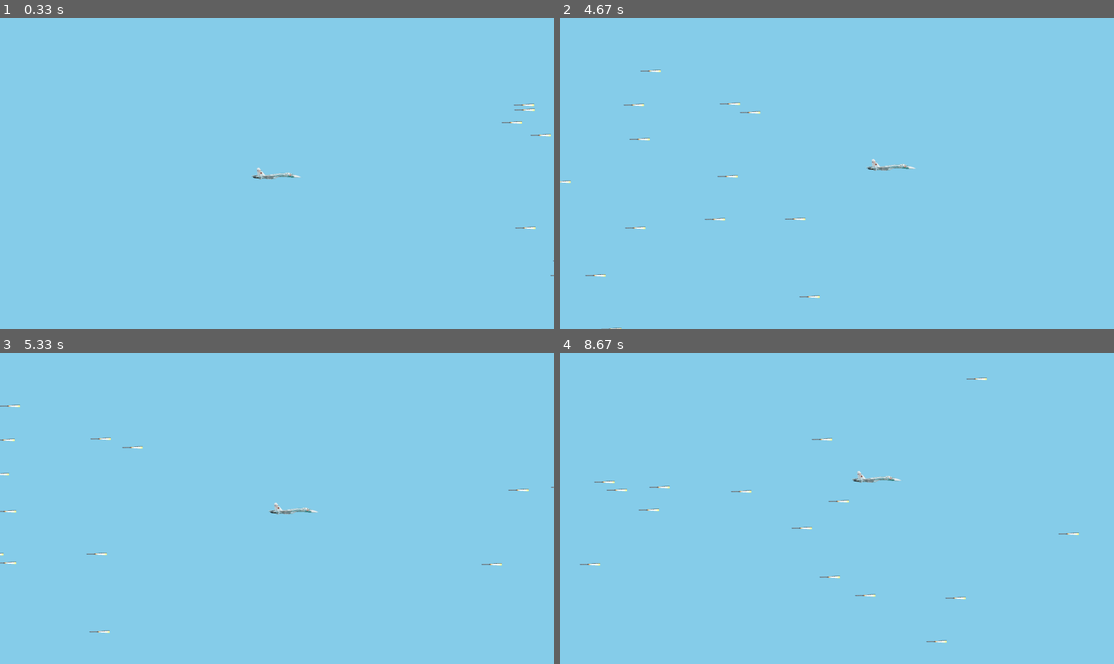
Above: before the commit, frames 1-4 (two rows, left to right).
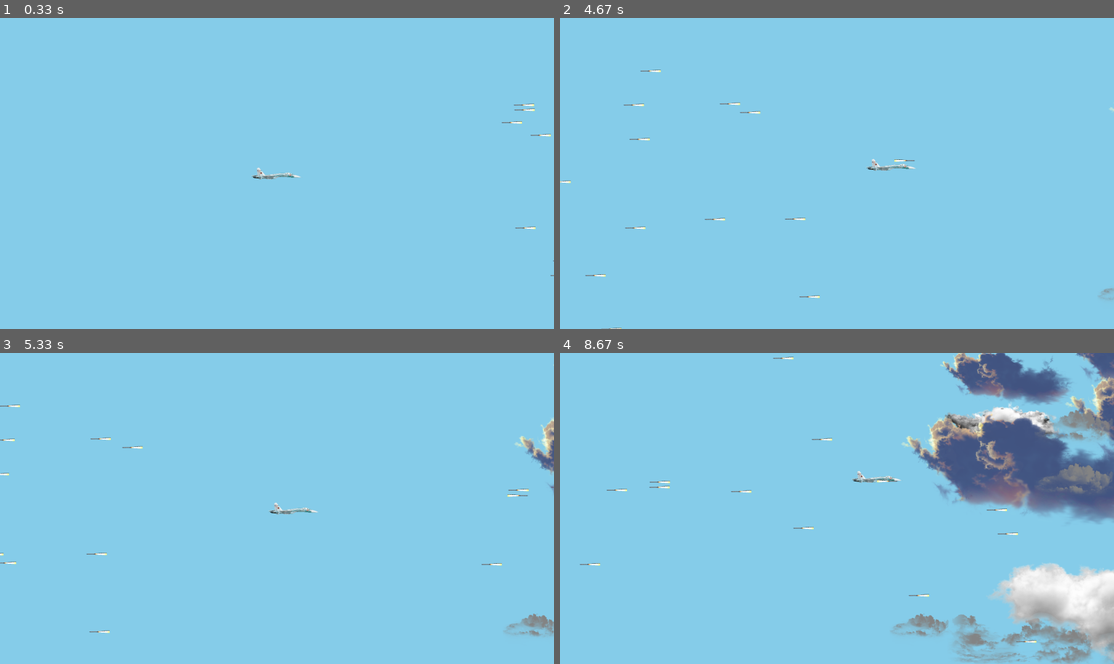
Above: after the commit, the same moments.

Repository: Fort66/Group_9_2_24_3
Game: pygame game, started from Pygame/dogfight/main.py
Two runs of this game, one before a commit and one after it. Both use one fixed random seed, a clock stepped at 60 frames per second and the inputs below.
Inputs:
- Up to frame 1 (0.33 s): no input
- Up to frame 2 (4.67 s): tap C at 0.33, 1.65, 3.05, 4.55 s; hold Right 0.67-1.13 s; hold Up 1.17-1.47 s; hold Right 1.5-1.97 s; hold Left 2-2.53 s; hold Down 2.57-2.87 s; hold Left 2.9-3.3 s; hold Up 3.33-3.7 s; hold Right 3.73-4.37 s; hold Down from 4.4 s (still down)
- Up to frame 3 (5.33 s): release Down at 4.77 s; hold Left 4.8-5.27 s; hold Right from 5.3 s (still down)
- Up to frame 4 (8.67 s): release Right at 5.77 s; hold Up 5.8-6.1 s; tap C at 5.95, 7.35, 8.52 s; hold Right 6.13-6.6 s; hold Left 6.63-7.17 s; hold Down 7.2-7.5 s; hold Left 7.53-7.93 s; hold Up 7.97-8.33 s; hold Right from 8.37 s (still down)

Frame 1 is identical in both runs. In frame 2, less than 0.1% of the frame differs, in the area x 28-100%, y 28-91%; in frame 3, 0.9%; in frame 4, 19%, in the area x 6-100%, y 0-100%.

Commit message:
modify and add classes

Diff:
--- /dev/null
+++ b/Pygame/dogfight/classes/class_AllSprites.py
@@ -0,0 +1,15 @@
+from pygame.sprite import Group
+
+
+class AllSprites(Group):
+    __instalce = None
+    def __new__(cls):
+        if cls.__instalce is None:
+            cls.__instalce = super().__new__(cls)
+        return cls.__instalce
+
+    def update(self, *args, **kwargs):
+        for sprite in sorted(self.sprites(), key=lambda sprite: sprite._layer):
+            sprite.update(*args, **kwargs)
+
+all_sprites = AllSprites()
--- /dev/null
+++ b/Pygame/dogfight/classes/class_Clouds.py
@@ -0,0 +1,54 @@
+from pygame.image import load
+from pygame.transform import scale_by
+
+from pygame.sprite import Sprite, Group
+
+from random import uniform, choice, randint
+
+from .class_Screen import Screen
+from .class_AllSprites import all_sprites
+
+scr = Screen()
+clouds_group = Group()
+
+clouds_list = [
+    'images/cloud2.png',
+    'images/cloud3.png',
+    'images/cloud4.png',
+    'images/cloud5.png'
+]
+
+
+class Clouds(Sprite):
+    def __init__(self):
+        Sprite.__init__(self)
+        self._layer = randint(1, 3)
+        self.scr = scr.screen
+        match self._layer:
+            case 1:
+                self.scale_value = .4
+            case 2:
+                self.scale_value = .6
+            case 3:
+                self.scale_value = .8
+        self.image = scale_by(load(choice(clouds_list)).convert_alpha(), self.scale_value)
+        self.generator()
+        self.speed = uniform(2, 4)
+        clouds_group.add(self)
+        all_sprites.add(self)
+
+    def move(self):
+        self.rect.move_ip(-self.speed, 0)
+
+        if self.rect.left < -2000:
+            self.generator()
+
+    def generator(self):
+        self.rect = self.image.get_rect(center=(
+        uniform(self.scr.get_width() + 1000, self.scr.get_width() + 2000),
+        uniform(0, self.scr.get_height())
+        ))
+
+    def update(self):
+        self.move()
+        self.scr.blit(self.image, self.rect)
--- a/Pygame/dogfight/classes/class_Enemies.py
+++ b/Pygame/dogfight/classes/class_Enemies.py
@@ -1,15 +1,27 @@
 from pygame.image import load
 from pygame.transform import scale_by
 
+from pygame.sprite import Sprite, Group
+
 from random import uniform
 
+from .class_Screen import Screen
+from .class_AllSprites import all_sprites
 
-class Enemyes:
-    def __init__(self, screen):
-        self.scr = screen
+scr = Screen()
+emenyes_group = Group()
+
+
+class Enemyes(Sprite):
+    def __init__(self):
+        Sprite.__init__(self)
+        self.scr = scr.screen
         self.image = scale_by(load('images/shutter.png').convert_alpha(), .15)
         self.generator()
         self.speed = uniform(5, 15)
+        self._layer = 2
+        emenyes_group.add(self)
+        all_sprites.add(self)
 
     def move(self):
         self.rect.move_ip(-self.speed, 0)
--- /dev/null
+++ b/Pygame/dogfight/classes/class_Game.py
@@ -0,0 +1,36 @@
+import pygame as pg
+pg.init()
+
+from pygame.locals import QUIT, KEYDOWN, K_ESCAPE
+
+from .class_Screen import Screen
+from .class_Player import Player
+from .class_Enemies import Enemyes
+from .class_AllSprites import all_sprites
+from .class_Clouds import Clouds
+
+scr = Screen()
+
+player = Player()
+enemies = [Enemyes() for _ in range(15)]
+clouds = [Clouds() for _ in range(15)]
+
+class Game:
+    def __init__(self):
+        self.clock = pg.time.Clock()
+        self.fps = 60
+        self.loop = True
+
+    def run(self):
+        while self.loop:
+            scr.screen.fill('SkyBlue')
+
+            for event in pg.event.get():
+                if event.type == QUIT or (event.type == KEYDOWN and event.key == K_ESCAPE):
+                    self.loop = False
+
+            all_sprites.update()
+
+
+            pg.display.update()
+            self.clock.tick(self.fps)
--- a/Pygame/dogfight/classes/class_Player.py
+++ b/Pygame/dogfight/classes/class_Player.py
@@ -1,29 +1,61 @@
-from pygame.locals import K_UP, K_DOWN, K_LEFT, K_RIGHT
+from pygame.locals import K_UP, K_DOWN, K_LEFT, K_RIGHT, K_c
 from pygame.key import get_pressed
 from pygame.image import load
 from pygame.transform import scale_by
 
-class Player:
-    def __init__(self, screen):
-        self.scr = screen
+from pygame.sprite import Sprite, Group, groupcollide
+
+from .class_Screen import Screen
+from .class_AllSprites import all_sprites
+from .class_PlayerShots import PlayerShoots
+from .class_Enemies import emenyes_group
+
+from time import time
+
+scr = Screen()
+
+player_group = Group()
+player_rockets_group = Group()
+
+class Player(Sprite):
+    def __init__(self):
+        Sprite.__init__(self)
+        self.scr = scr.screen
         self.image = scale_by(load('images/su-33.png').convert_alpha(), .2)
         self.rect = self.image.get_rect(center=(
             self.scr.get_width() // 2,
             self.scr.get_height() // 2
         ))
         self.speed = 5
+        self._layer = 2
+        self.permission_shots = .5
+        self.shoot_time = 1
+        player_group.add(self)
+        all_sprites.add(self)
 
     def move(self):
         keys = get_pressed()
 
         if keys[K_UP]:
             self.rect.move_ip(0, -self.speed)
+
         if keys[K_DOWN]:
             self.rect.move_ip(0, self.speed)
+
         if keys[K_LEFT]:
             self.rect.move_ip(-self.speed, 0)
+
         if keys[K_RIGHT]:
             self.rect.move_ip(self.speed, 0)
+
+        if keys[K_c]:
+            if not self.shoot_time:
+                self.shoot_time = time()
+            if time() - self.shoot_time >= self.permission_shots:
+                shoots = PlayerShoots(pos=(self.rect.centerx - 46, self.rect.centery + 15), speed=15)
+                player_rockets_group.add(shoots)
+                all_sprites.add(shoots)
+                self.shoot_time = time()
 
     def check_position(self):
         if self.rect.left <= 0:
@@ -35,7 +67,11 @@
         if self.rect.bottom >= self.scr.get_height():
             self.rect.bottom = self.scr.get_height()
 
+    def collision(self):
+        rockets_collide = groupcollide(emenyes_group, player_rockets_group, True, True)
+
     def update(self):
         self.move()
         self.check_position()
+        self.collision()
         self.scr.blit(self.image, self.rect)
--- /dev/null
+++ b/Pygame/dogfight/classes/class_PlayerShots.py
@@ -0,0 +1,38 @@
+from pygame.image import load
+from pygame.transform import scale_by, flip
+
+from pygame.sprite import Sprite, Group
+
+from random import uniform
+
+from .class_Screen import Screen
+
+
+scr = Screen()
+
+
+class PlayerShoots(Sprite):
+    def __init__(self, pos, speed):
+        Sprite.__init__(self)
+        self.scr = scr.screen
+        self.pos = pos
+        self.image = flip(scale_by(load('images/shutter.png').convert_alpha(), .15), True, False)
+        self.generator()
+        self.speed = speed
+        self._layer = 2
+
+    def move(self):
+        self.rect.move_ip(self.speed, 0)
+        if self.rect.right >= self.scr.get_width() + 200:
+            self.kill()
+
+    def generator(self):
+        self.rect = self.image.get_rect(center=self.pos)
+
+    def check_position(self):
+        if self.rect.left <= -100:
+            self.generator()
+
+    def update(self):
+        self.move()
+        self.scr.blit(self.image, self.rect)
--- /dev/null
+++ b/Pygame/dogfight/classes/class_Screen.py
@@ -0,0 +1,15 @@
+from pygame.display import set_mode, set_caption
+from pygame.locals import DOUBLEBUF
+
+
+class Screen:
+    __inistance = None
+
+    def __new__(cls):
+        if cls.__inistance is None:
+            cls.__inistance = super().__new__(cls)
+        return cls.__inistance
+
+    def __init__(self):
+        self.screen = set_mode([1920, 1080], DOUBLEBUF)
+        self.caption = set_caption('My Game')
--- a/Pygame/dogfight/main.py
+++ b/Pygame/dogfight/main.py
@@ -1,54 +1,12 @@
-import pygame as pg
-
-from pygame.locals import QUIT, KEYDOWN, K_ESCAPE, RESIZABLE, FULLSCREEN, K_UP, K_DOWN, K_LEFT, K_RIGHT
-from pygame.display import set_mode, set_caption
-
-from icecream import ic
-
-from random import uniform
-
-from classes.class_Player import Player
-from classes.class_Enemies import Enemyes
-
-pg.init()
+from pygame import quit
+from classes.class_Game import Game
 
 
-size = [1920, 1080]
-
-scr = set_mode(size)
-set_caption('MyGame')
-
-clock = pg.time.Clock()
-fps = 60
+def main():
+    game = Game()
+    game.run()
 
 
-
-
-
-
-player = Player(scr)
-
-enemies = [Enemyes(scr) for _ in range(15)]
-
-
-loop = True
-
-while loop:
-    scr.fill('SkyBlue')
-
-    for event in pg.event.get():
-        if event.type == QUIT or (event.type == KEYDOWN and event.key == K_ESCAPE):
-            loop = False
-
-
-
-    player.update()
-
-    for enemy in enemies:
-        enemy.update()
-
-
-
-    pg.display.update()
-    clock.tick(fps)
-pg.quit()
+if __name__ == "__main__":
+    main()
+    quit()
Binary file changed: Pygame/dogfight/images/cloud2.png
Binary file changed: Pygame/dogfight/images/cloud3.png
Binary file changed: Pygame/dogfight/images/cloud4.png
Binary file added: Pygame/dogfight/images/cloud5.png
